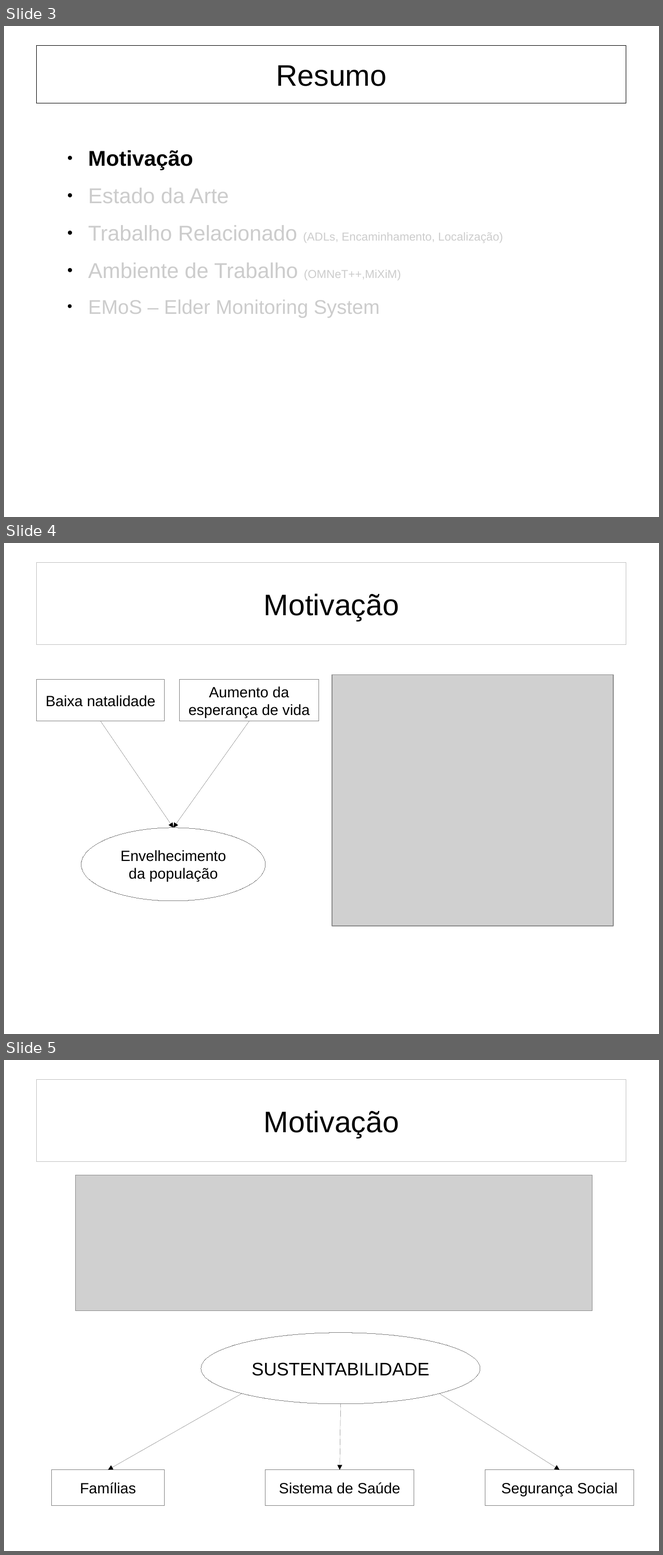
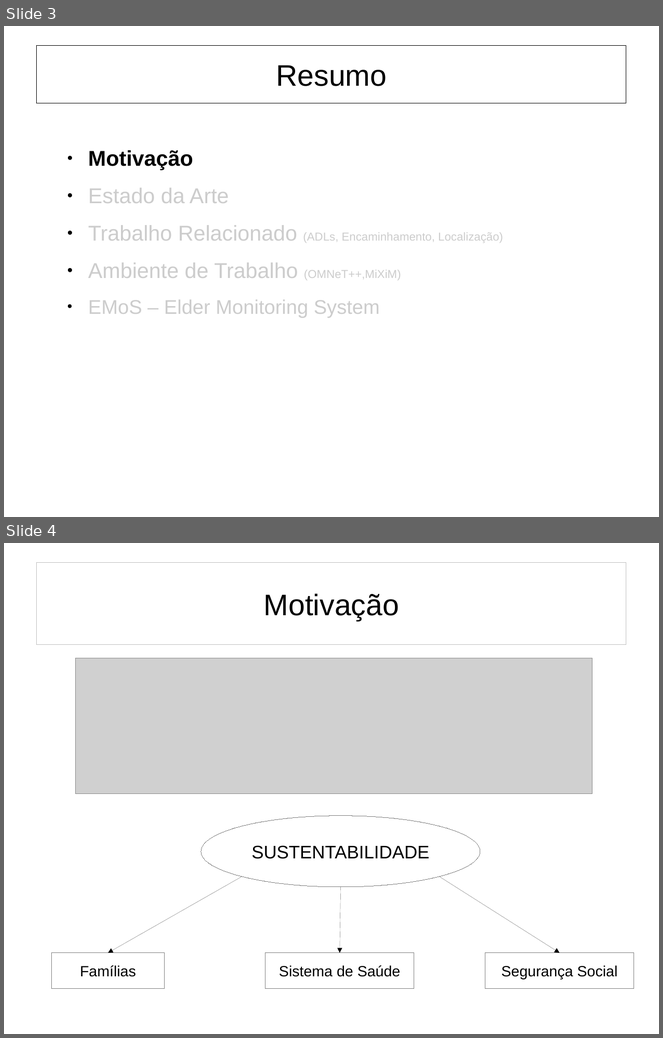
Before and after one commit to mnobrega/Tese, a slide deck: presentation/thesis_presentation.odp. Shown one above the other, each under a label of ours: slides 3, 4 and 5 before the commit, slides 3 and 4 after it. The pictures are 663x1555 and 663x1038 pixels, drawn with LibreOffice and Linux fonts; fonts in the diff are those of the drawing; grey boxes stand for pictures. Boxes give left, top, right and bottom in pixels: in the first picture for what was removed or moved away, otherwise in the second. Text is boxed around its words. In the diff, an @@ line names an element or a change of style, - is before the commit and + after.

Commit message:
Updated

```diff
--- a/presentation/thesis_presentation.odp
+++ b/presentation/thesis_presentation.odp
@@ slide 4 removed at (4, 543, 659, 1034), background #FFFFFF @@
@@ title removed at (37, 563, 626, 645) @@
-Motivação
@@ rectangle removed at (37, 680, 165, 721) @@
-Baixa natalidade
@@ rectangle removed at (179, 680, 319, 721) @@
-Aumento da esperança de vida
@@ picture removed at (332, 675, 613, 926) @@
@@ arrow removed from (101, 721) to (174, 828) @@
@@ arrow removed from (249, 721) to (174, 828) @@
@@ ellipse removed at (81, 828, 266, 901) @@
-Envelhecimento da população
@@ what was slide 5 is now slide 4 @@
```
Also in this commit, not shown: 1 slide added, 1 other slide removed.
